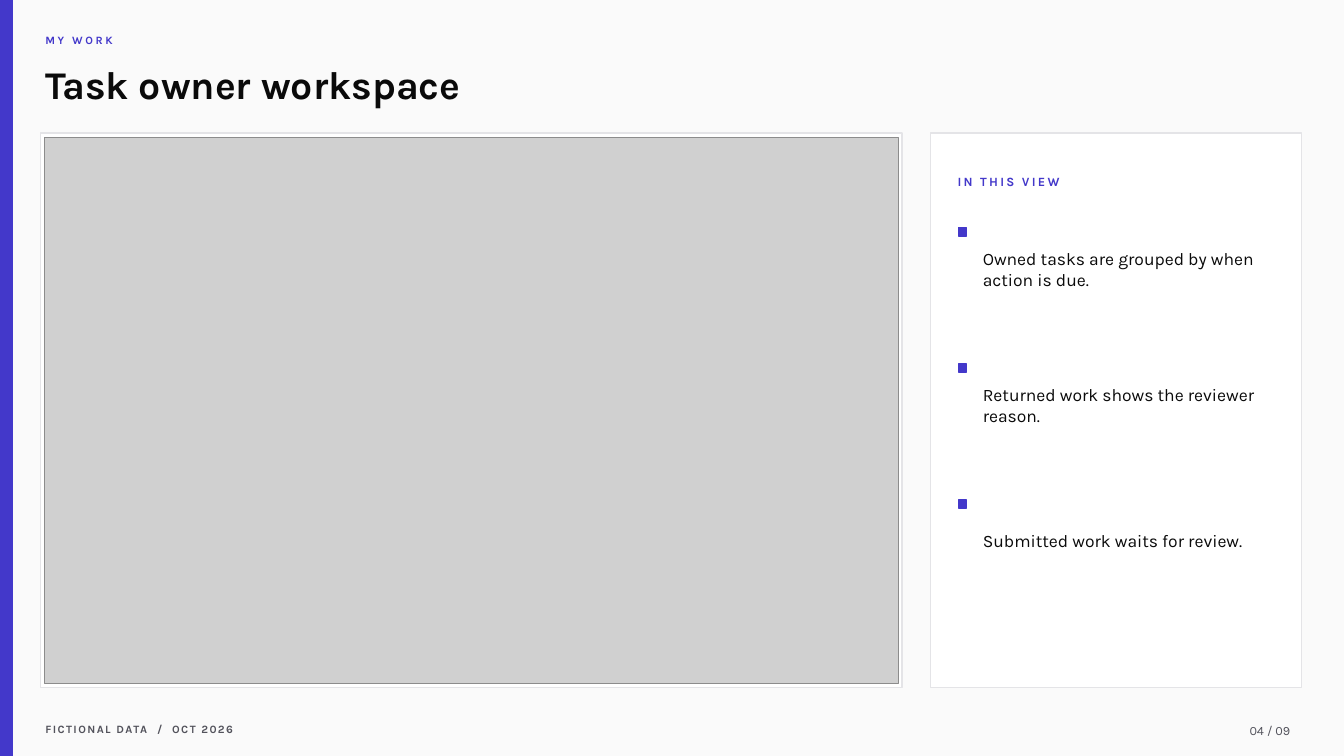
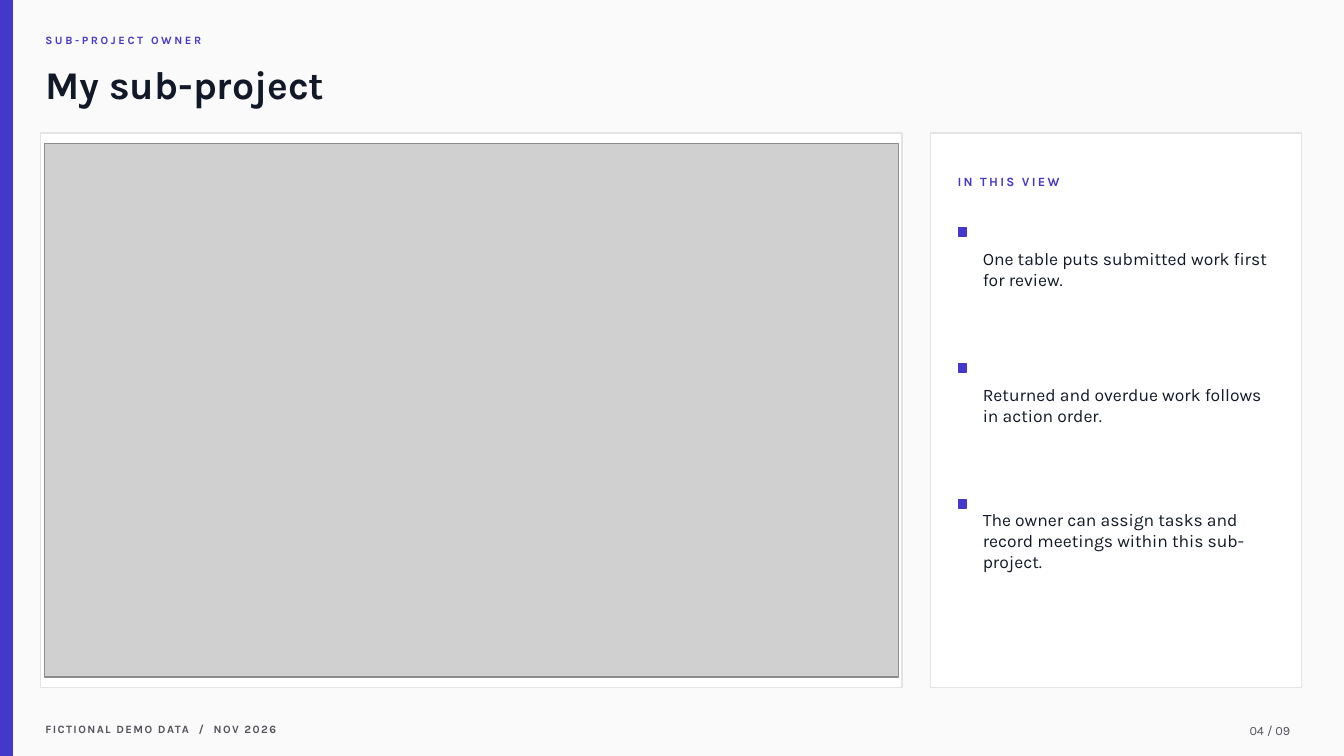
Before and after one commit to samarth-biztel/CVRDE, a slide deck: slide 4 of docs/CVRDE_Demo_Presentation.pptx. Drawn at 1344x756 pixels with LibreOffice and Linux fonts; fonts in the diff are those of the drawing; grey boxes stand for pictures. Boxes give left, top, right and bottom in pixels: in the first picture for what was removed or moved away, otherwise in the second. Text is boxed around its words. In the diff, an @@ line names an element or a change of style, - is before the commit and + after.

Commit message:
Refresh hosted demo presentation and walkthrough

```diff
--- a/docs/CVRDE_Demo_Presentation.pptx
+++ b/docs/CVRDE_Demo_Presentation.pptx
@@ text at (45, 36, 201, 44): text changed @@
-MY WORK
+SUB-PROJECT OWNER
@@ text at (45, 71, 324, 109): text changed; text colour #0A0A0A to #111827 @@
-Task owner workspace
+My sub-project
@@ picture: place and size @@
-picture at (44, 137, 898, 684)
+picture at (44, 143, 898, 677)
@@ text at (983, 253, 1267, 286): text changed; text colour #0A0A0A to #111827 @@
-Owned tasks are grouped by when action is due.
+One table puts submitted work first for review.
@@ text at (983, 389, 1262, 423): text changed; text colour #0A0A0A to #111827 @@
-Returned work shows the reviewer reason.
+Returned and overdue work follows in action order.
@@ text at (983, 514, 1244, 573): text changed; text colour #0A0A0A to #111827 @@
-Submitted work waits for review.
+The owner can assign tasks and record meetings within this sub-project.
@@ text at (45, 719, 580, 739): text changed @@
-FICTIONAL DATA / OCT 2026
+FICTIONAL DEMO DATA / NOV 2026
```
Also in this commit, not shown: 7 other slides changed, 1 slide added, 1 slide removed, 12 other files.
